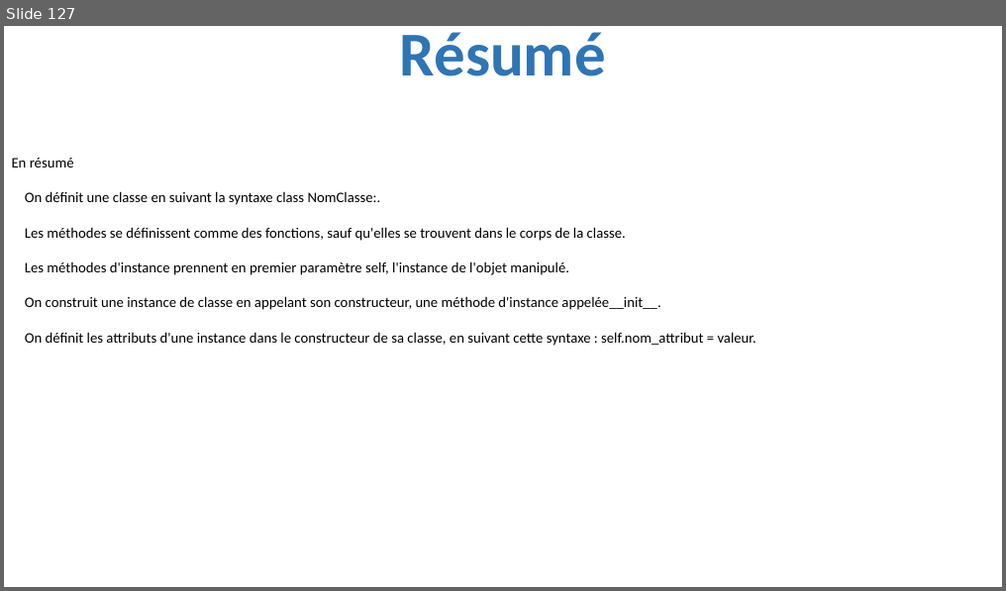
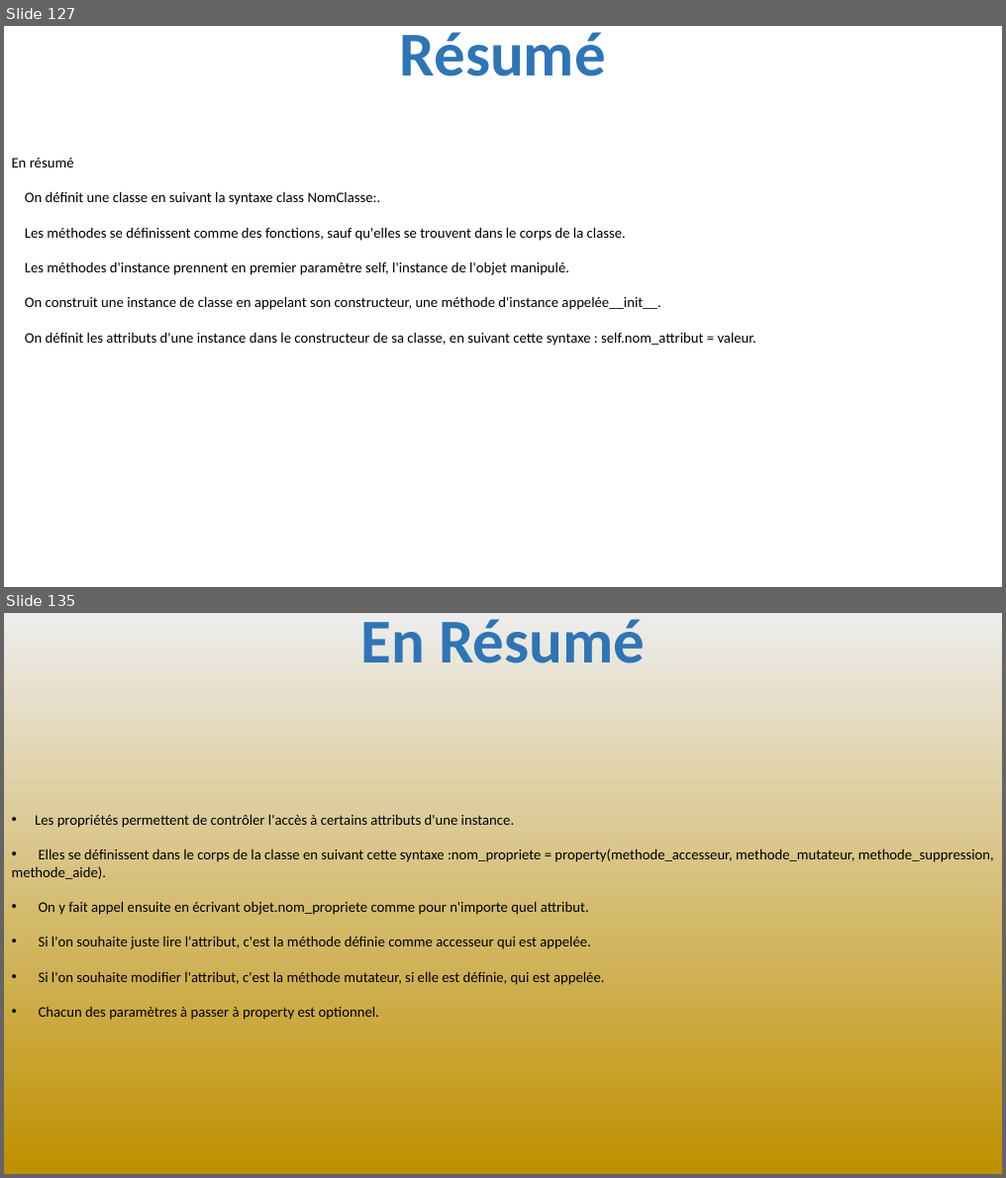
Before and after one commit to julienPalleau/PythonDoc, a slide deck: Python-resume.pptx. Shown one above the other, each under a label of ours: slide 127 before the commit, slides 127 and 135 after it; the slides between them are not shown. The pictures are 1006x591 and 1006x1178 pixels, drawn with LibreOffice and Linux fonts; fonts in the diff are those of the drawing. Boxes give left, top, right and bottom in pixels: in the first picture for what was removed or moved away, otherwise in the second. Text is boxed around its words. In the diff, an @@ line names an element or a change of style, - is before the commit and + after.

Commit message:
chapitre sur les proprietes

```diff
--- a/Python-resume.pptx
+++ b/Python-resume.pptx
@@ slide 135 added at [4, 613, 1002, 1174], background gradient #EDEDED to #BF9000 @@
@@ title added at [361, 619, 645, 663], 60 pt, text #2E75B6, bold @@
+En Résumé
@@ text added at [12, 814, 994, 1020], 14 pt, text #000000 @@
+• Les propriétés permettent de contrôler l'accès à certains attributs d'une instance.
+• Elles se définissent dans le corps de la classe en suivant cette syntaxe :nom_propriete = property(methode_accesseur, methode_mutateur, methode_suppression,
+methode_aide).
+• On y fait appel ensuite en écrivant objet.nom_propriete comme pour n'importe quel attribut.
+• Si l'on souhaite juste lire l'attribut, c'est la méthode définie comme accesseur qui est appelée.
+• Si l'on souhaite modifier l'attribut, c'est la méthode mutateur, si elle est définie, qui est appelée.
+• Chacun des paramètres à passer à property est optionnel.
```
Also in this commit, not shown: 7 other slides added.
